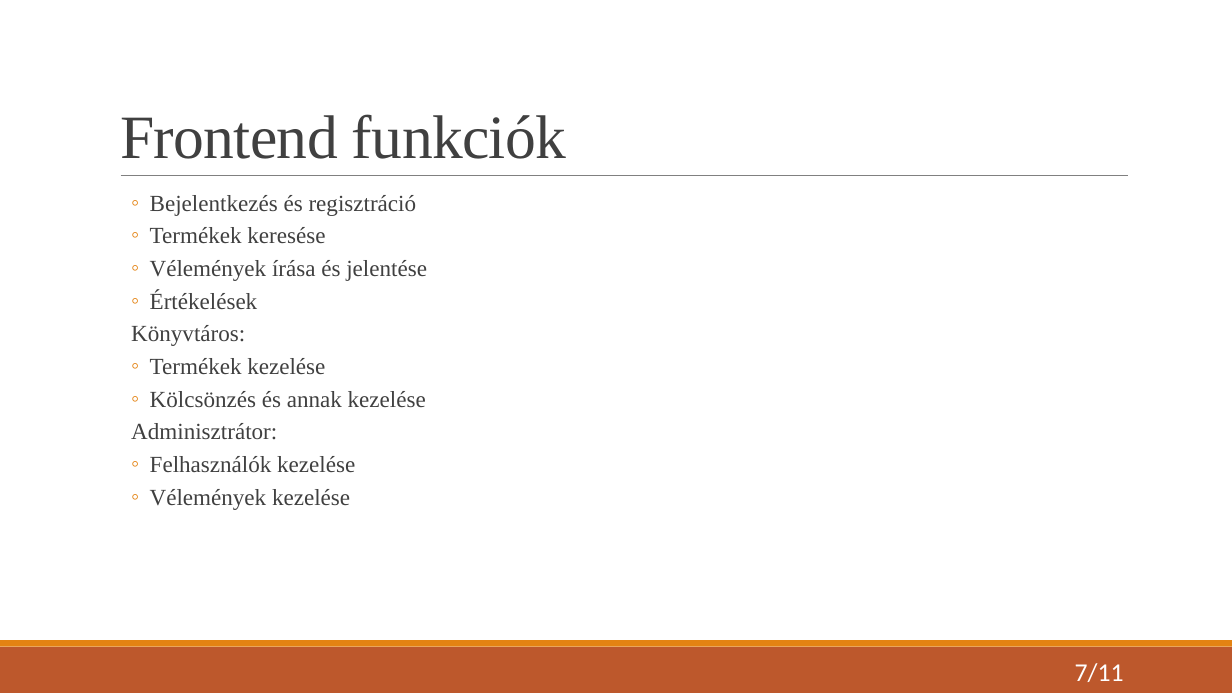
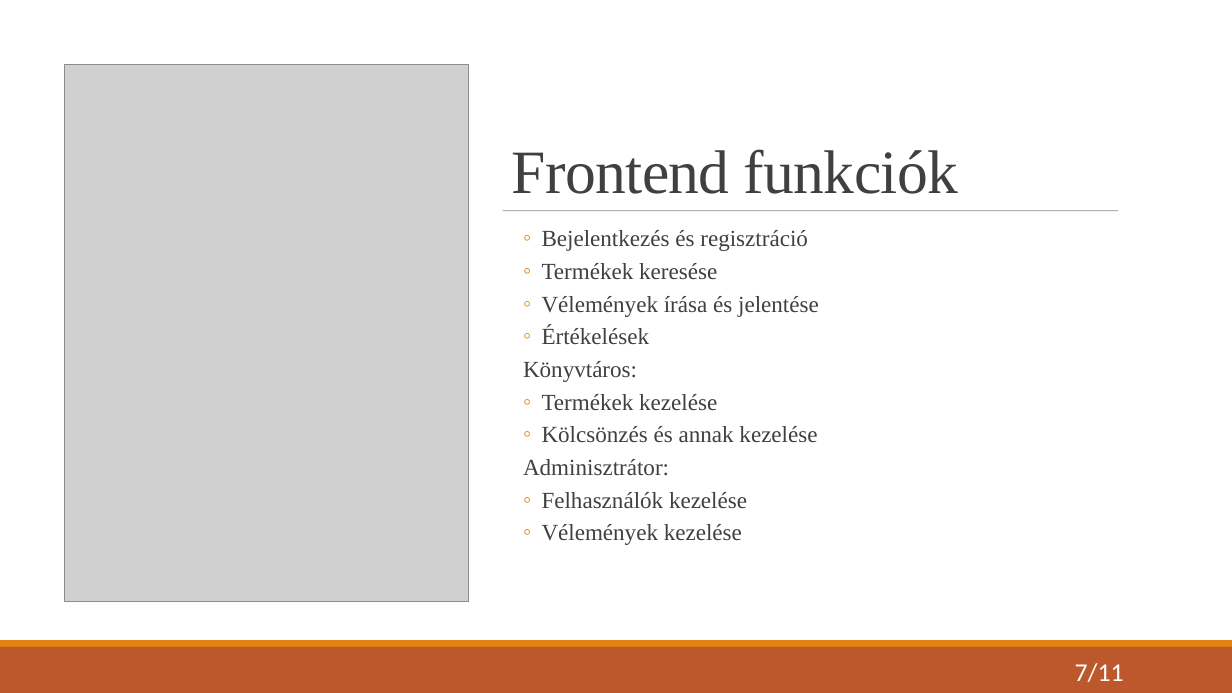
Before and after one commit to KristofKovacs2005/MediaHub, a slide deck: slide 7 of Vizsgaremek - Mediahub.pptx. Drawn at 1232x693 pixels with LibreOffice and Linux fonts; fonts in the diff are those of the drawing; grey boxes stand for pictures. Boxes give left, top, right and bottom in pixels: in the first picture for what was removed or moved away, otherwise in the second. Text is boxed around its words. In the diff, an @@ line names an element or a change of style, - is before the commit and + after.

```diff
--- a/Vizsgaremek - Mediahub.pptx
+++ b/Vizsgaremek - Mediahub.pptx
@@ rectangle added at bbox=[0, 0, 1232, 640], fill #FFFFFF @@
@@ picture added at bbox=[64, 65, 469, 602] @@
@@ title "Frontend funkciók": place and size @@
-title "Frontend funkciók" at bbox=[120, 114, 566, 159]
+title "Frontend funkciók" at bbox=[512, 149, 958, 194]
@@ line removed from (121, 176) to (1128, 176) @@
@@ text "Bejelentkezés és regisztráció": place and size @@
-text "Bejelentkezés és regisztráció" at bbox=[131, 195, 427, 510]
+text "Bejelentkezés és regisztráció" at bbox=[523, 230, 819, 545]
@@ line added from (503, 211) to (1118, 211), #808080 0.5 pt @@
@@ rectangle removed at bbox=[0, 647, 1232, 693] @@
@@ rectangle removed at bbox=[0, 640, 1232, 647] @@
@@ rectangle added at bbox=[0, 640, 1232, 647], fill #E48312 @@
@@ rectangle added at bbox=[0, 647, 1232, 693], fill #BD582C @@
```
Also in this commit, not shown: 10 other slides changed.
